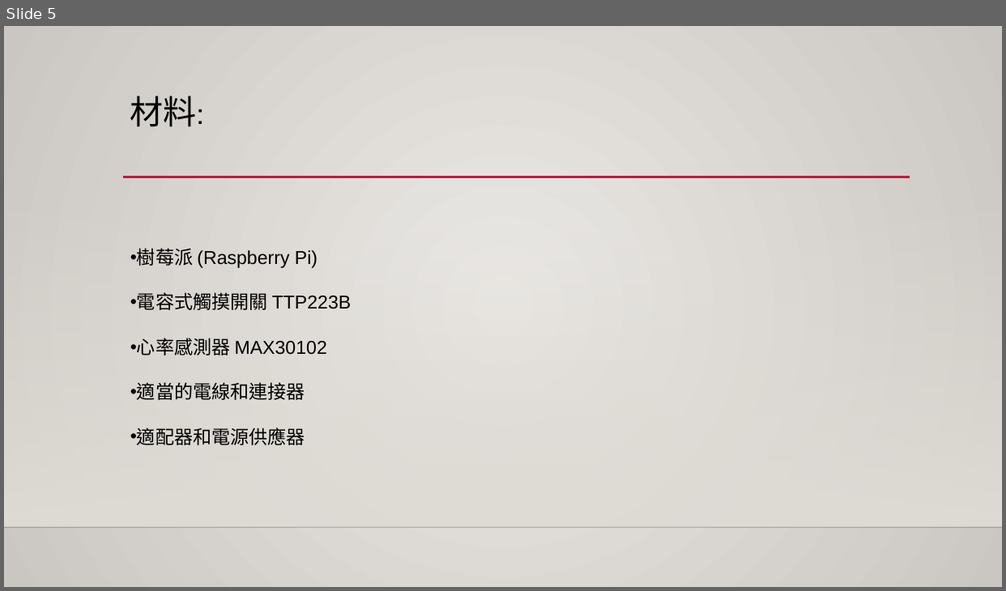
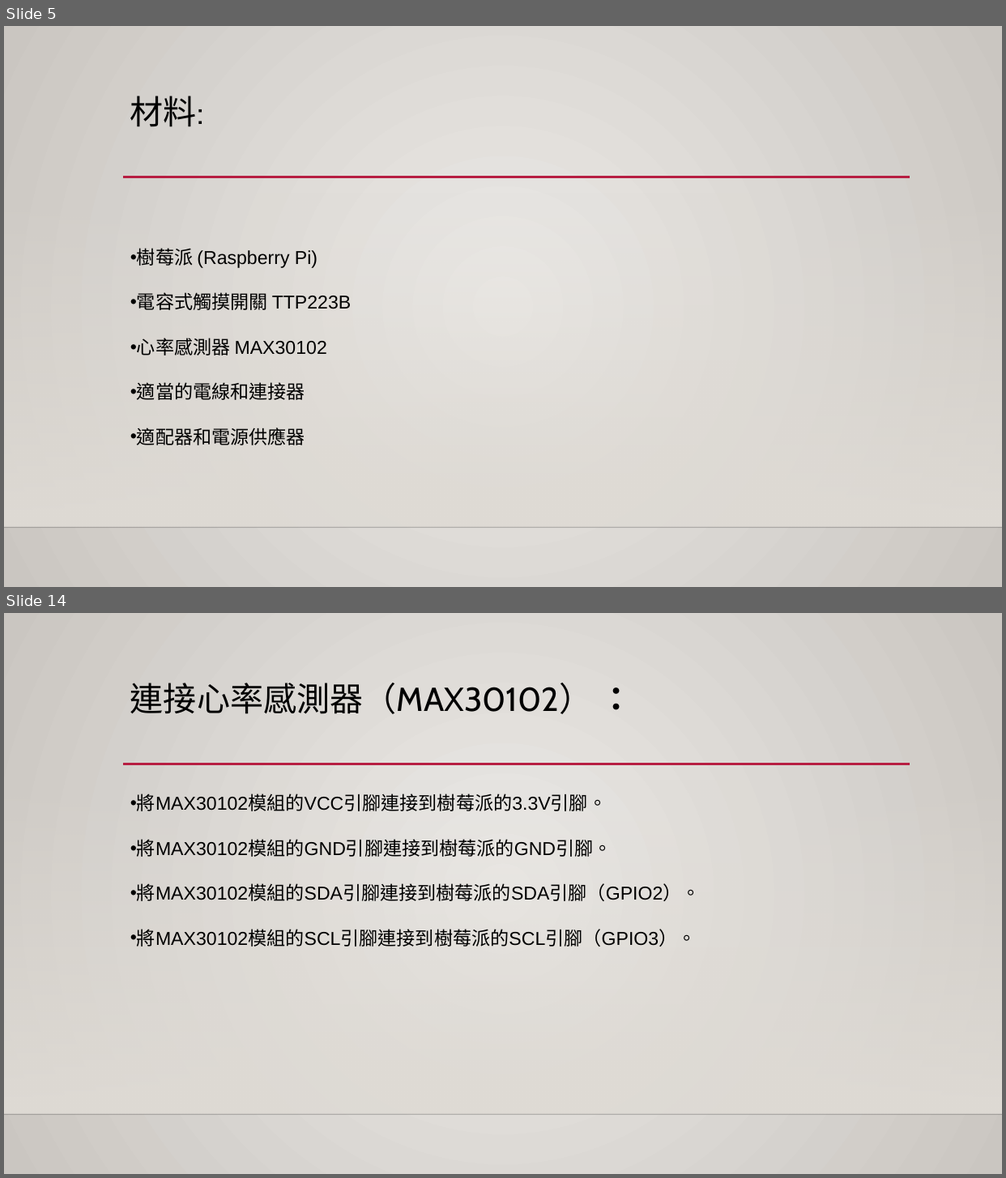
Before and after one commit to 4110E102/2024.2.29, a slide deck: 4110E102 PIgame.pptx. Shown one above the other, each under a label of ours: slide 5 before the commit, slides 5 and 14 after it; the slides between them are not shown. The pictures are 1006x591 and 1006x1178 pixels, drawn with LibreOffice and Linux fonts; fonts in the diff are those of the drawing; background and template pictures are left out. Boxes give left, top, right and bottom in pixels: in the first picture for what was removed or moved away, otherwise in the second. Text is boxed around its words. In the diff, an @@ line names an element or a change of style, - is before the commit and + after.

```diff
--- a/4110E102 PIgame.pptx
+++ b/4110E102 PIgame.pptx
@@ slide 14 added at bbox=[4, 613, 1002, 1174], background gradient #ECEAE7 to #CAC7C1; not listed: 3 template elements that a slide beside it also shows @@
@@ title added at bbox=[130, 683, 593, 714], 32 pt, text #000000 @@
+連接心率感測器（MAX30102） ：
@@ text added at bbox=[137, 794, 701, 947], 18 pt, text #000000 @@
+• 將MAX30102模組的VCC引腳連接到樹莓派的3.3V引腳。
+• 將MAX30102模組的GND引腳連接到樹莓派的GND引腳。
+• 將MAX30102模組的SDA引腳連接到樹莓派的SDA引腳（GPIO2）。
+• 將MAX30102模組的SCL引腳連接到樹莓派的SCL引腳（GPIO3）。
```
Also in this commit, not shown: 2 slides changed, 9 other slides added, 1 slide removed.
